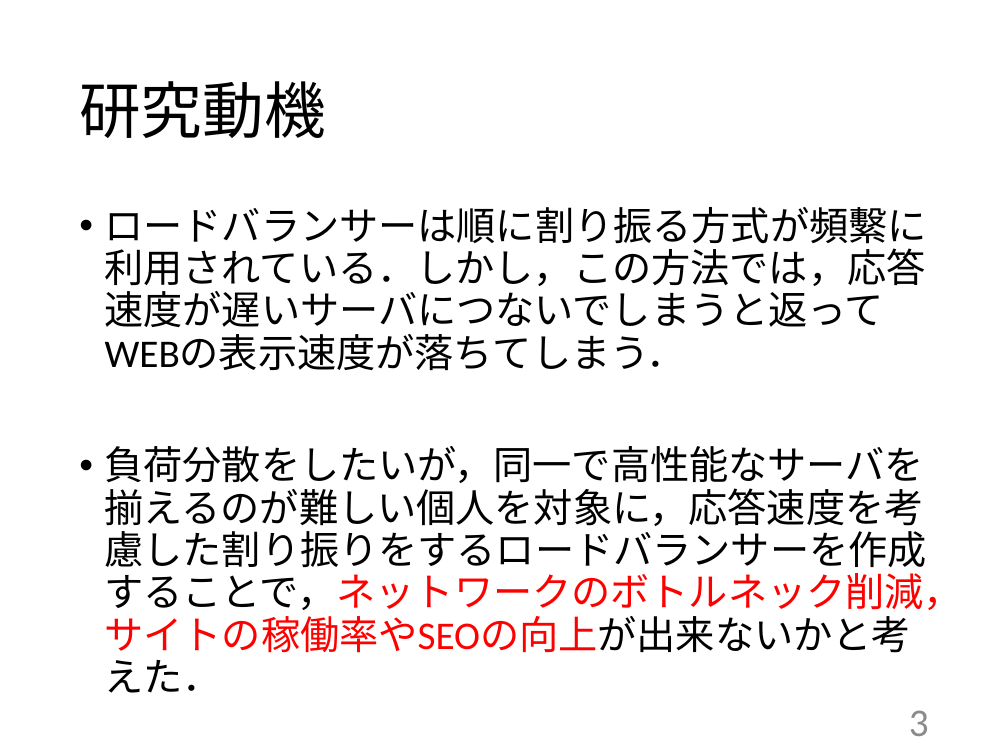
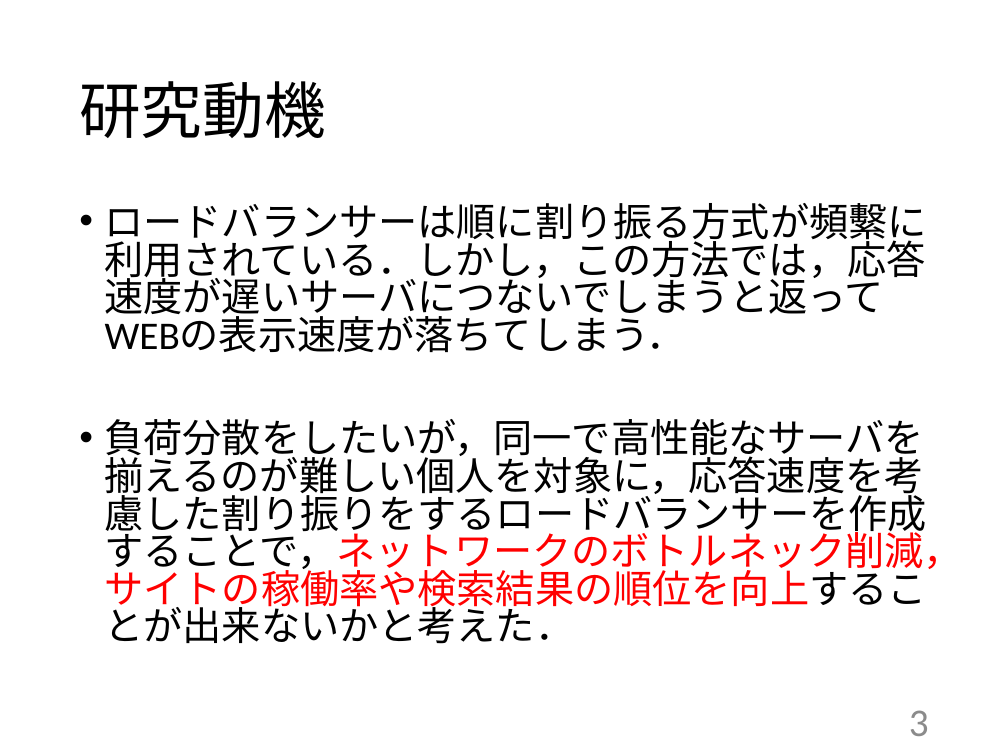
Before and after one commit to kait-takanolab/1821086_matsuo_thesis, a slide deck: slide 3 of 発表用/1821086_中間発表.pptx. Drawn at 1008x756 pixels with LibreOffice and Linux fonts; fonts in the diff are those of the drawing. Boxes give left, top, right and bottom in pixels: in the first picture for what was removed or moved away, otherwise in the second. Text is boxed around its words. In the diff, an @@ line names an element or a change of style, - is before the commit and + after.

```diff
--- a/発表用/1821086_中間発表.pptx
+++ b/発表用/1821086_中間発表.pptx
@@ text at (x1=105, y1=203, x2=927, y2=352): line spacing 0.9 to 0.8 @@
@@ text at (x1=105, y1=419, x2=963, y2=644): text changed @@
-• 負荷分散をしたいが，同一で高性能なサーバを揃えるのが難しい個人を対象に，応答速度を考慮した割り振りをするロードバランサーを作成することで，ネットワークのボトルネック削減，サイトの稼働率やSEOの向上が出来ないかと考えた．
+• 負荷分散をしたいが，同一で高性能なサーバを揃えるのが難しい個人を対象に，応答速度を考慮した割り振りをするロードバランサーを作成することで，ネットワークのボトルネック削減，サイトの稼働率や検索結果の順位を向上することが出来ないかと考えた．
```
Also in this commit, not shown: 3 other slides changed, 1 other file.
